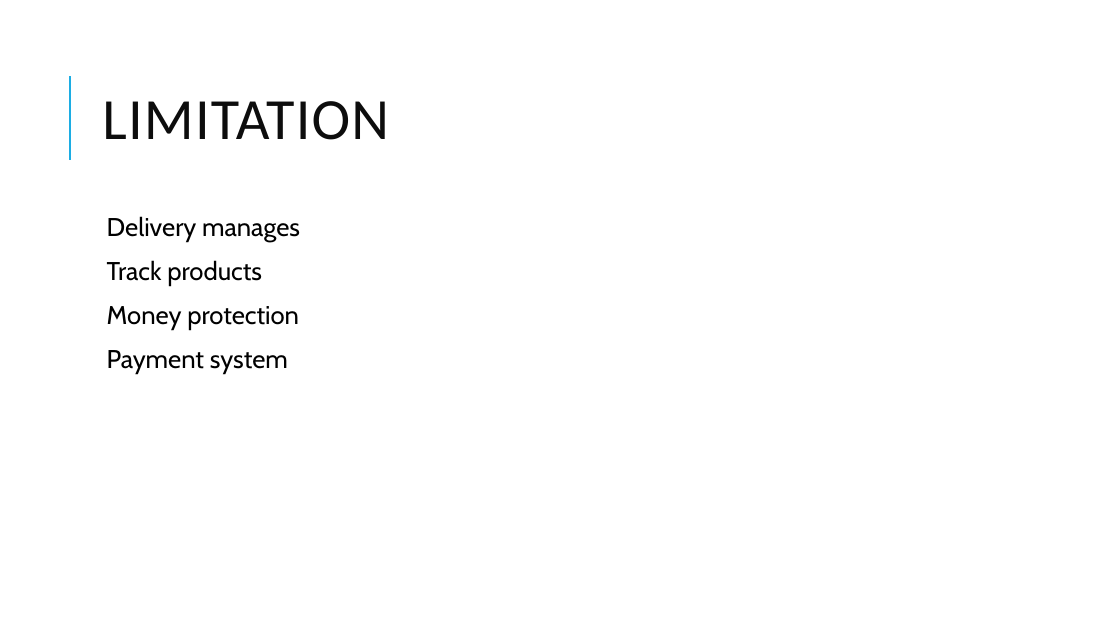
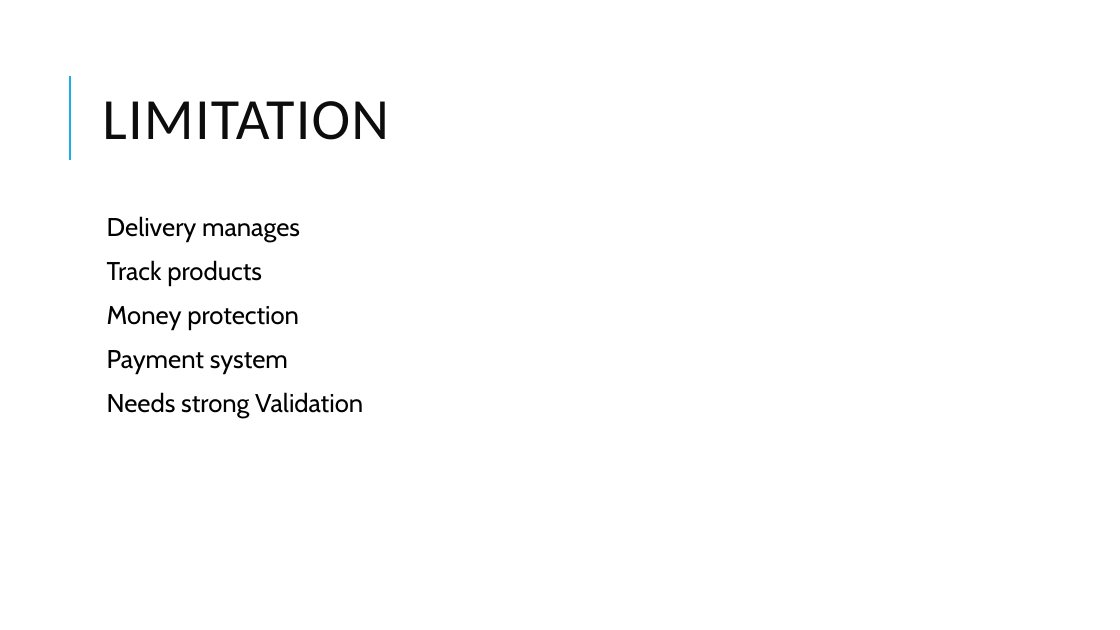
Before and after one commit to admondtamang/e-commerce-cp, a slide deck: slide 33 of E-commerce site.pptx. Drawn at 1120x630 pixels with LibreOffice and Linux fonts; fonts in the diff are those of the drawing. Boxes give left, top, right and bottom in pixels: in the first picture for what was removed or moved away, otherwise in the second. Text is boxed around its words. In the diff, an @@ line names an element or a change of style, - is before the commit and + after.

```diff
--- a/E-commerce site.pptx
+++ b/E-commerce site.pptx
@@ text at (x1=107, y1=392, x2=363, y2=418): paragraph added @@
+  Needs strong Validation
```
Also in this commit, not shown: 3 other slides changed, 5 other files.
